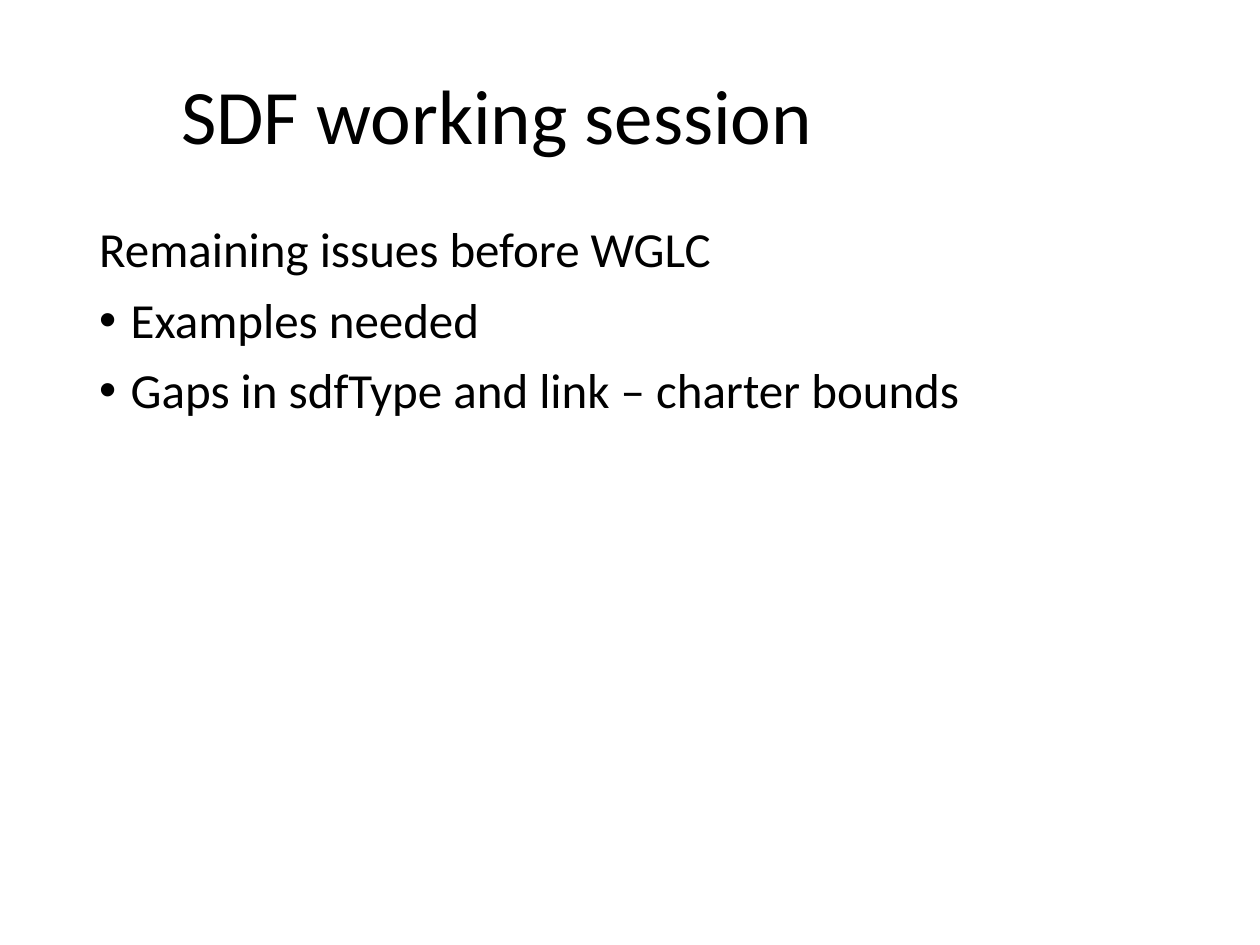
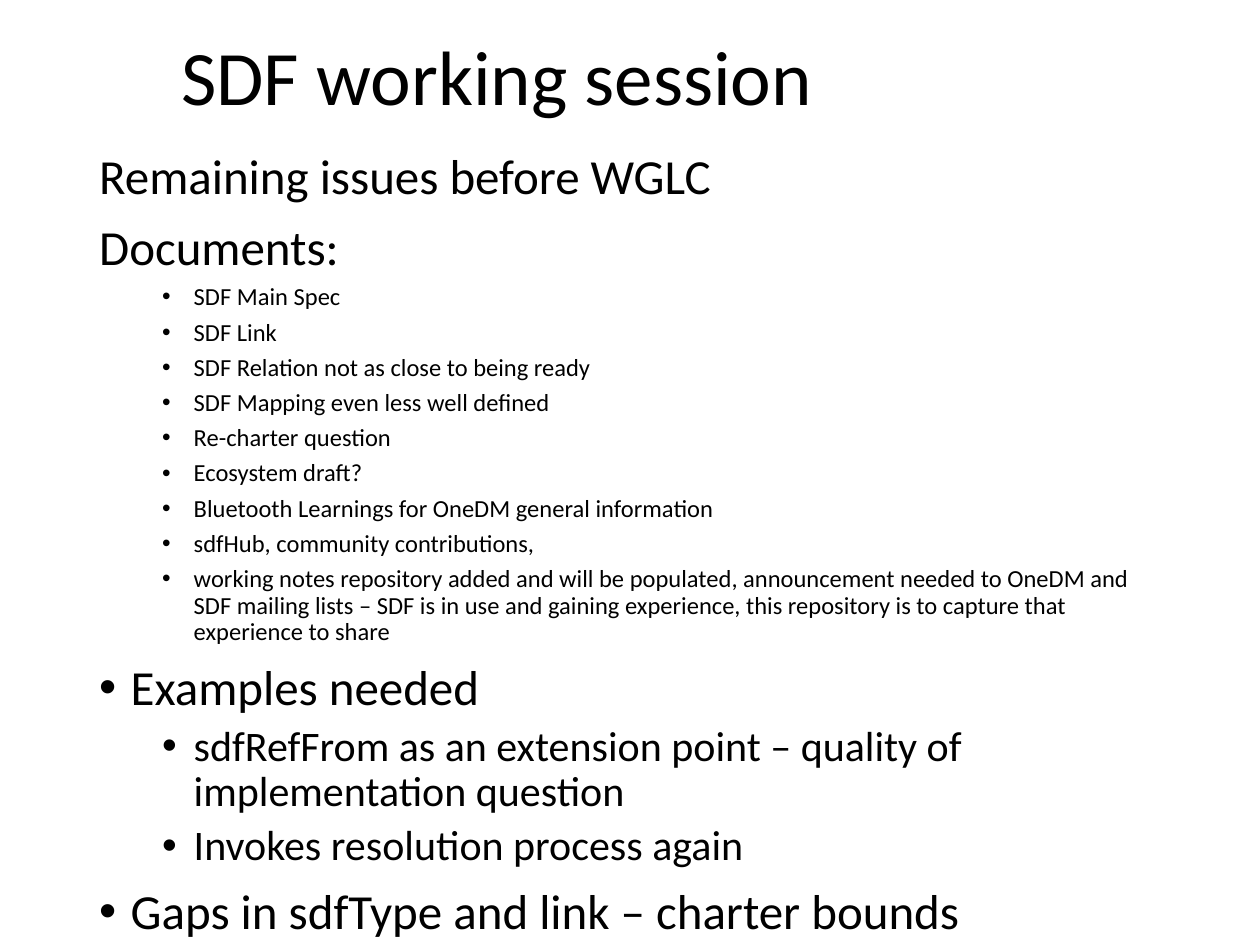
Before and after one commit to one-data-model/onedm-admin, a slide deck: slide 3 of Agenda Materials/onedm-agenda-2023-08-07.pptx. Drawn at 1260x945 pixels with LibreOffice and Linux fonts; fonts in the diff are those of the drawing; background and template pictures are left out. Boxes give left, top, right and bottom in pixels: in the first picture for what was removed or moved away, otherwise in the second. Text is boxed around its words. In the diff, an @@ line names an element or a change of style, - is before the commit and + after.

```diff
--- a/Agenda Materials/onedm-agenda-2023-08-07.pptx
+++ b/Agenda Materials/onedm-agenda-2023-08-07.pptx
@@ title "SDF working session" moved from (x1=181, y1=90, x2=812, y2=158) to (x1=181, y1=51, x2=812, y2=119) @@
@@ text "Remaining issues before WGLC" moved from (x1=99, y1=233, x2=959, y2=416) to (x1=99, y1=160, x2=1127, y2=930) @@
@@ text at (x1=99, y1=233, x2=1127, y2=644): paragraphs added @@
+Documents:
+  • SDF Main Spec
+  • SDF Link
+  • SDF Relation not as close to being ready
+  • SDF Mapping even less well defined
+  • Re-charter question
+  • Ecosystem draft?
+  • Bluetooth Learnings for OneDM general information
+  • sdfHub, community contributions,
+  • working notes repository added and will be populated, announcement needed to OneDM and SDF mailing lists – SDF is in use and gaining experience, this repository is to capture that experience to share
@@ text at (x1=194, y1=731, x2=962, y2=868): paragraphs added @@
+  • sdfRefFrom as an extension point – quality of implementation question
+  • Invokes resolution process again
```
Also in this commit, not shown: 1 other slide changed, 15 other files.
